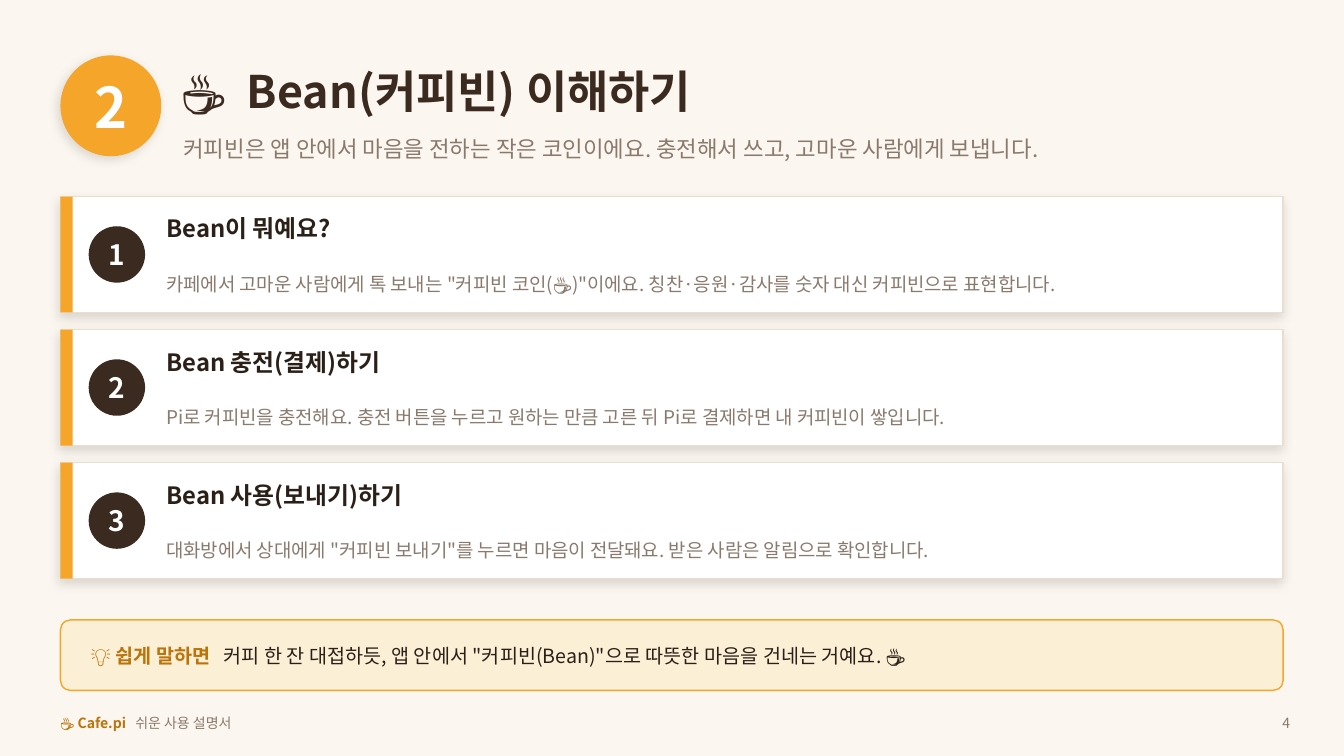
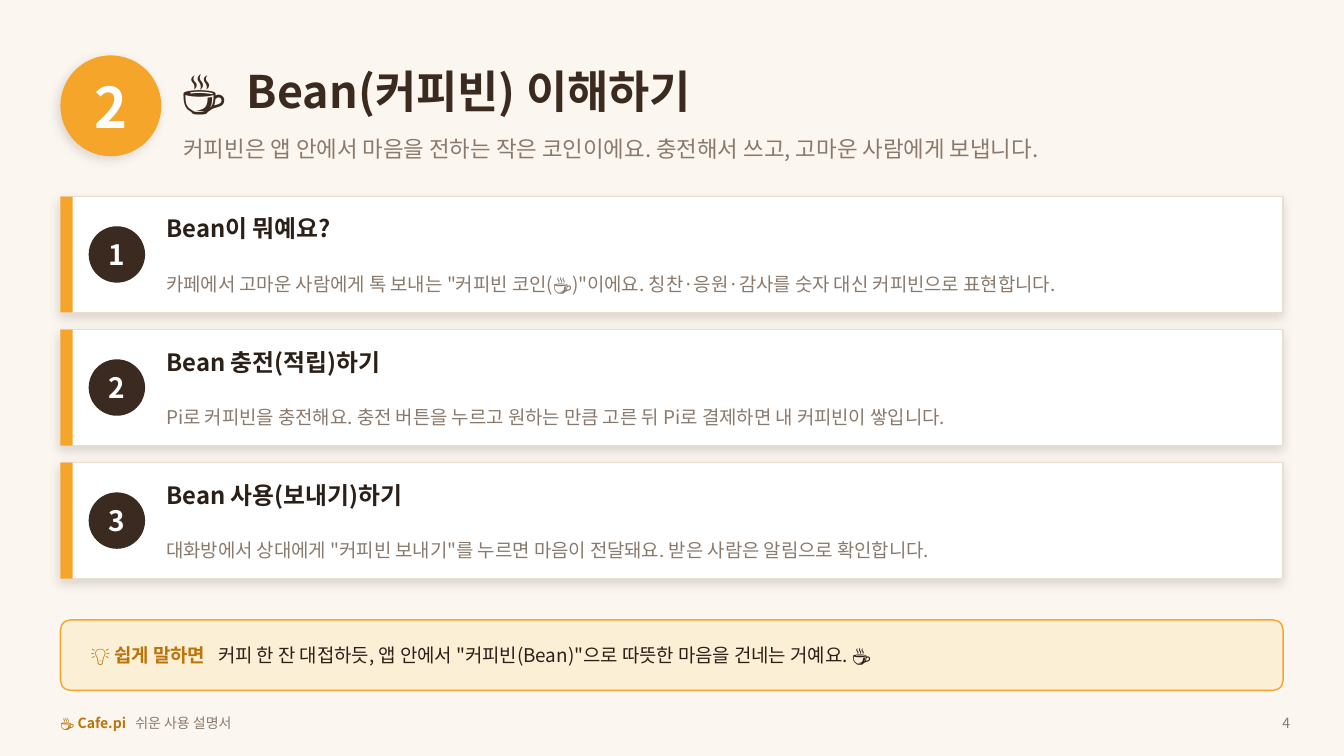
Before and after one commit to anakinwon/loginpi, a slide deck: slide 4 of docs/Cafe.pi_쉬운_사용자매뉴얼.pptx. Drawn at 1344x756 pixels with LibreOffice and Linux fonts; fonts in the diff are those of the drawing. Boxes give left, top, right and bottom in pixels: in the first picture for what was removed or moved away, otherwise in the second. Text is boxed around its words. In the diff, an @@ line names an element or a change of style, - is before the commit and + after.

```diff
--- a/docs/Cafe.pi_쉬운_사용자매뉴얼.pptx
+++ b/docs/Cafe.pi_쉬운_사용자매뉴얼.pptx
@@ text at (166, 351, 381, 376): text changed @@
-Bean 충전(결제)하기
+Bean 충전(적립)하기
@@ text "💡 쉽게 말하면 커피 한 ..." at (114, 646, 847, 666): size 14 to 13.5 pt @@
```
Also in this commit, not shown: 6 other slides changed.
